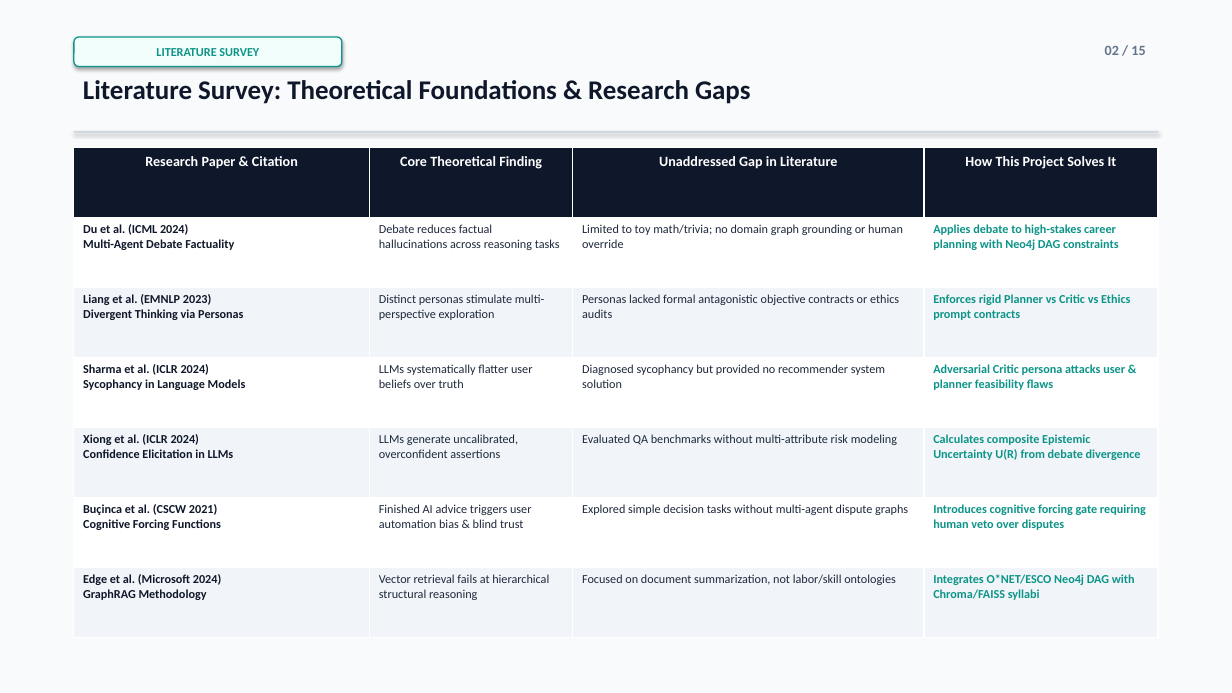
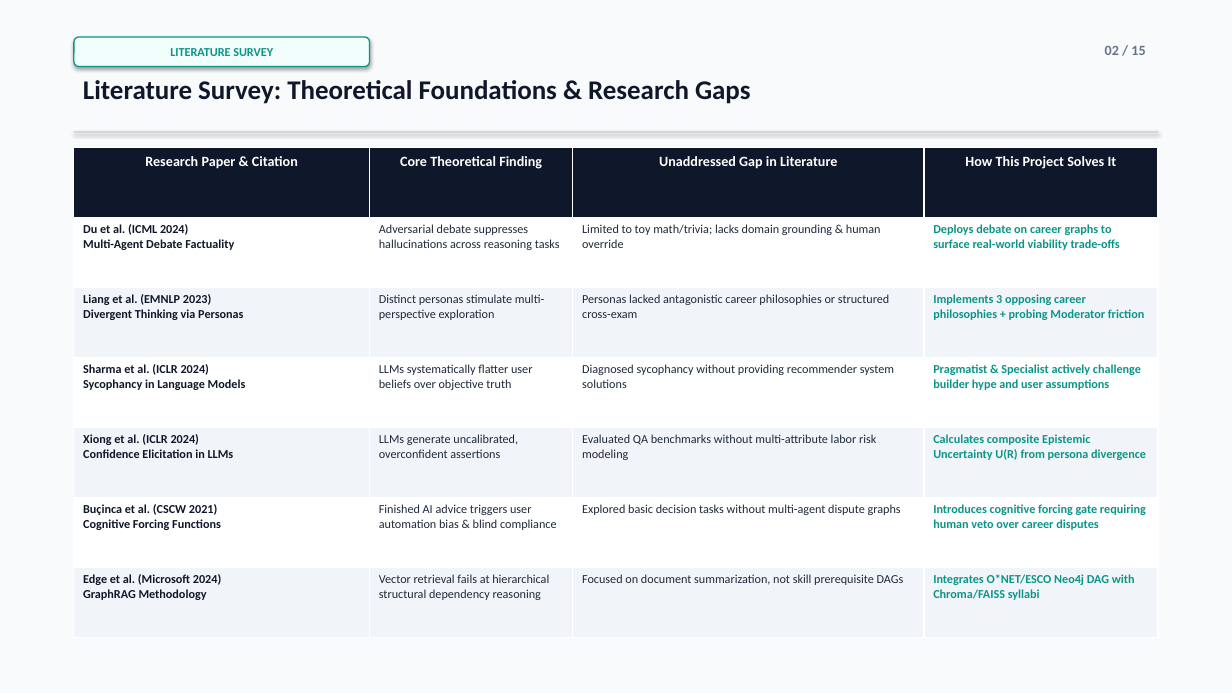
Before and after one commit to parth2024-tech/rai-project, a slide deck: slide 2 of Final_Presentation.pptx. Drawn at 1232x693 pixels with LibreOffice and Linux fonts; fonts in the diff are those of the drawing. Boxes give left, top, right and bottom in pixels: in the first picture for what was removed or moved away, otherwise in the second. Text is boxed around its words. In the diff, an @@ line names an element or a change of style, - is before the commit and + after.

Commit message:
feat: synchronize personas, 5-stage debate loop, and flowcharts in Final_Presentation.pptx

```diff
--- a/Final_Presentation.pptx
+++ b/Final_Presentation.pptx
@@ rounded rectangle "LITERATURE SURVEY": place and size @@
-rounded rectangle "LITERATURE SURVEY" at (74,37,342,67)
+rounded rectangle "LITERATURE SURVEY" at (74,37,370,67)
@@ table at (74,148,1158,638) @@
-row 2: Du et al. (ICML 2024) Multi-Agent Debate Factuality | Debate reduces factual hallucinations across reasoning tasks | Limited to toy math/trivia; no domain graph grounding or human override | Applies debate to high-stakes career planning with Neo4j DAG constraints
+row 2: Du et al. (ICML 2024) Multi-Agent Debate Factuality | Adversarial debate suppresses hallucinations across reasoning tasks | Limited to toy math/trivia; lacks domain grounding & human override | Deploys debate on career graphs to surface real-world viability trade-offs
-row 3, column 3: Personas lacked formal antagonistic objective contracts or ethics audits
+row 3, column 3: Personas lacked antagonistic career philosophies or structured cross-exam
-row 3, column 4: Enforces rigid Planner vs Critic vs Ethics prompt contracts
+row 3, column 4: Implements 3 opposing career philosophies + probing Moderator friction
-row 4: Sharma et al. (ICLR 2024) Sycophancy in Language Models | LLMs systematically flatter user beliefs over truth | Diagnosed sycophancy but provided no recommender system solution | Adversarial Critic persona attacks user & planner feasibility flaws
+row 4: Sharma et al. (ICLR 2024) Sycophancy in Language Models | LLMs systematically flatter user beliefs over objective truth | Diagnosed sycophancy without providing recommender system solutions | Pragmatist & Specialist actively challenge builder hype and user assumptions
-row 5, column 3: Evaluated QA benchmarks without multi-attribute risk modeling
+row 5, column 3: Evaluated QA benchmarks without multi-attribute labor risk modeling
-row 5, column 4: Calculates composite Epistemic Uncertainty U(R) from debate divergence
+row 5, column 4: Calculates composite Epistemic Uncertainty U(R) from persona divergence
-row 6: Buçinca et al. (CSCW 2021) Cognitive Forcing Functions | Finished AI advice triggers user automation bias & blind trust | Explored simple decision tasks without multi-agent dispute graphs | Introduces cognitive forcing gate requiring human veto over disputes
+row 6: Buçinca et al. (CSCW 2021) Cognitive Forcing Functions | Finished AI advice triggers user automation bias & blind compliance | Explored basic decision tasks without multi-agent dispute graphs | Introduces cognitive forcing gate requiring human veto over career disputes
-row 7, column 2: Vector retrieval fails at hierarchical structural reasoning
+row 7, column 2: Vector retrieval fails at hierarchical structural dependency reasoning
-row 7, column 3: Focused on document summarization, not labor/skill ontologies
+row 7, column 3: Focused on document summarization, not skill prerequisite DAGs
```
Also in this commit, not shown: 11 other slides changed, 3 slides added, 3 slides removed, 4 other files.
